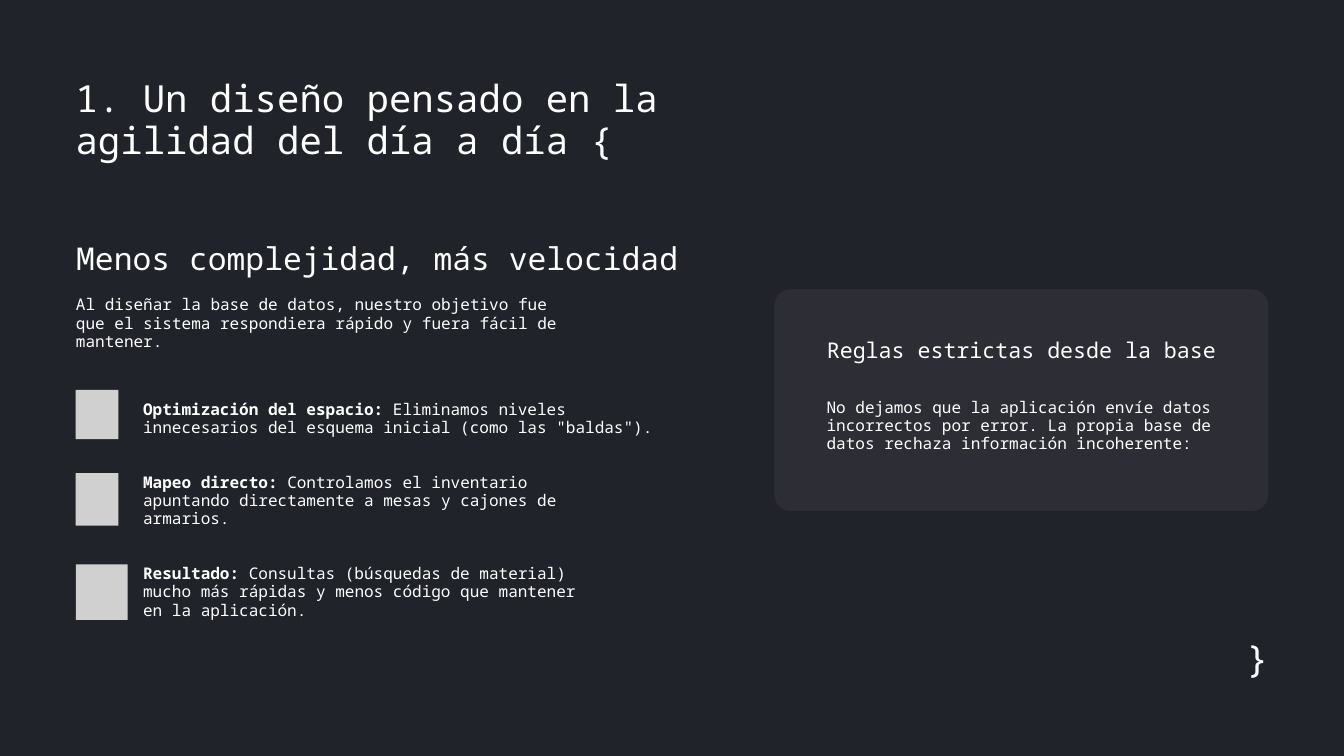
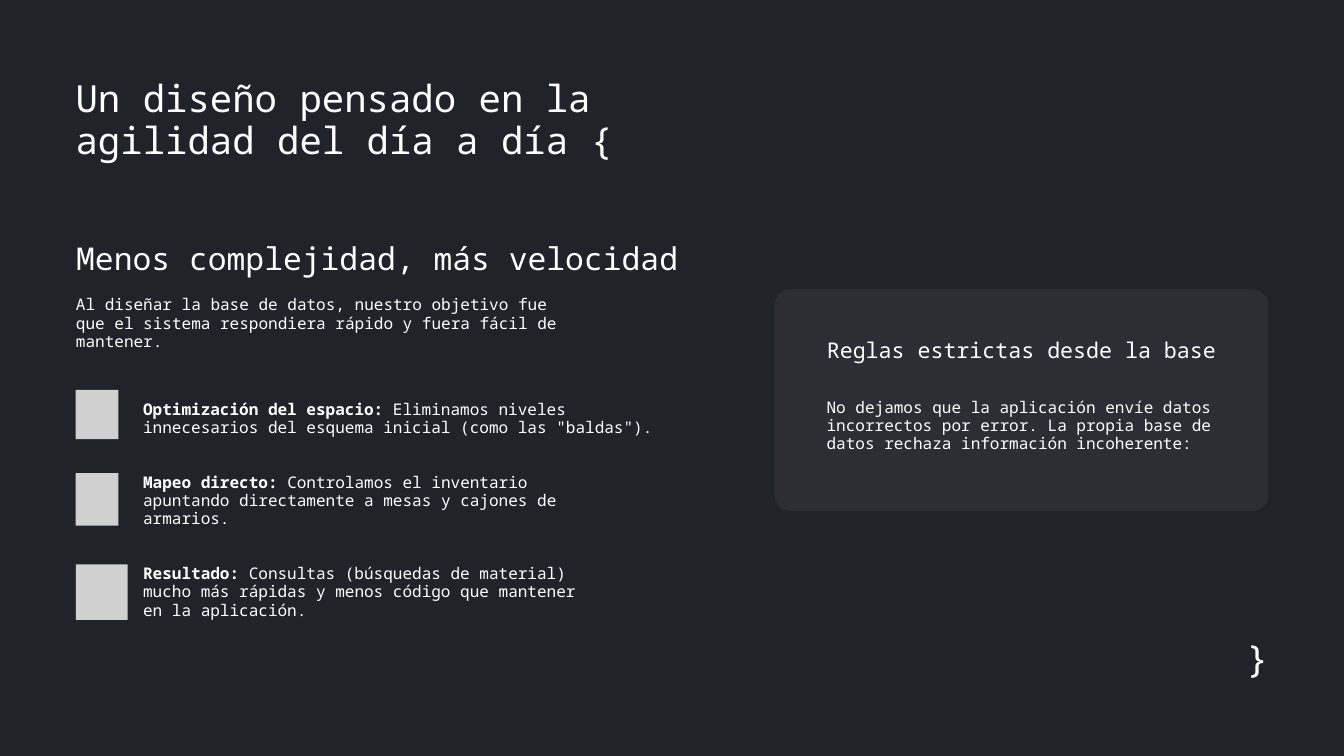
Before and after one commit to Dalonso1997/ProyectoRetoFinalEquipo4, a slide deck: slide 9 of Documentaciones/RETO EQUIPO 4.pptx. Drawn at 1344x756 pixels with LibreOffice and Linux fonts; fonts in the diff are those of the drawing; grey boxes stand for pictures. Boxes give left, top, right and bottom in pixels: in the first picture for what was removed or moved away, otherwise in the second. Text is boxed around its words. In the diff, an @@ line names an element or a change of style, - is before the commit and + after.

```diff
--- a/Documentaciones/RETO EQUIPO 4.pptx
+++ b/Documentaciones/RETO EQUIPO 4.pptx
@@ text at (76,83,591,163): text changed @@
-1. Un diseño pensado en la agilidad del día a día {
+Un diseño pensado en la agilidad del día a día {
```
Also in this commit, not shown: 4 other slides changed, 1 other file.
